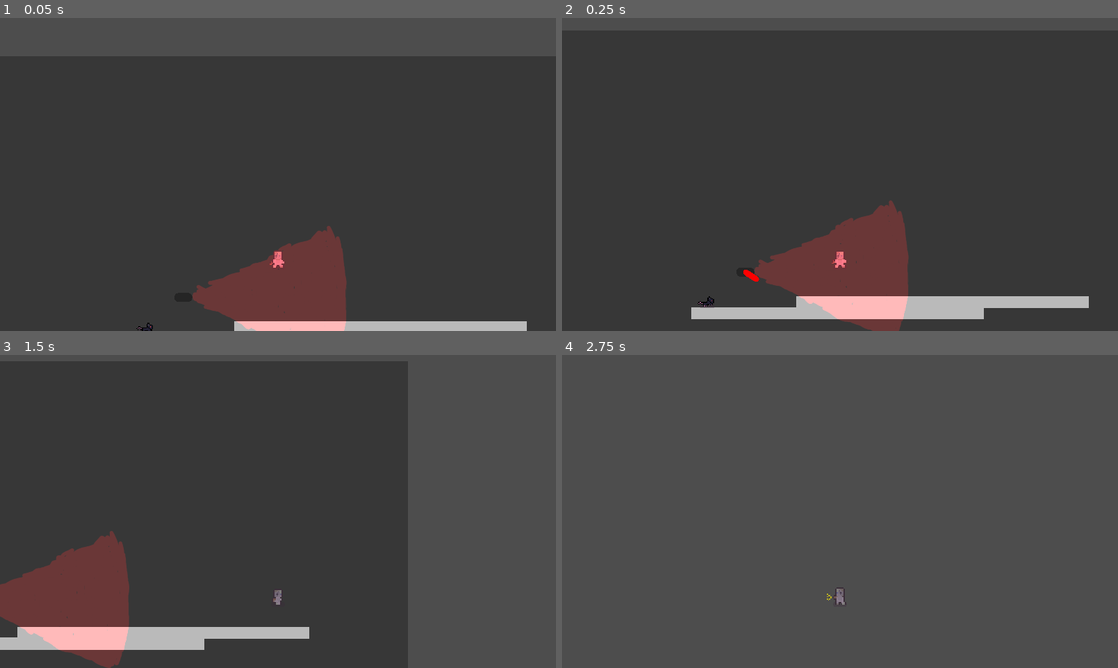
Above: before the commit, frames 1-4 (two rows, left to right).
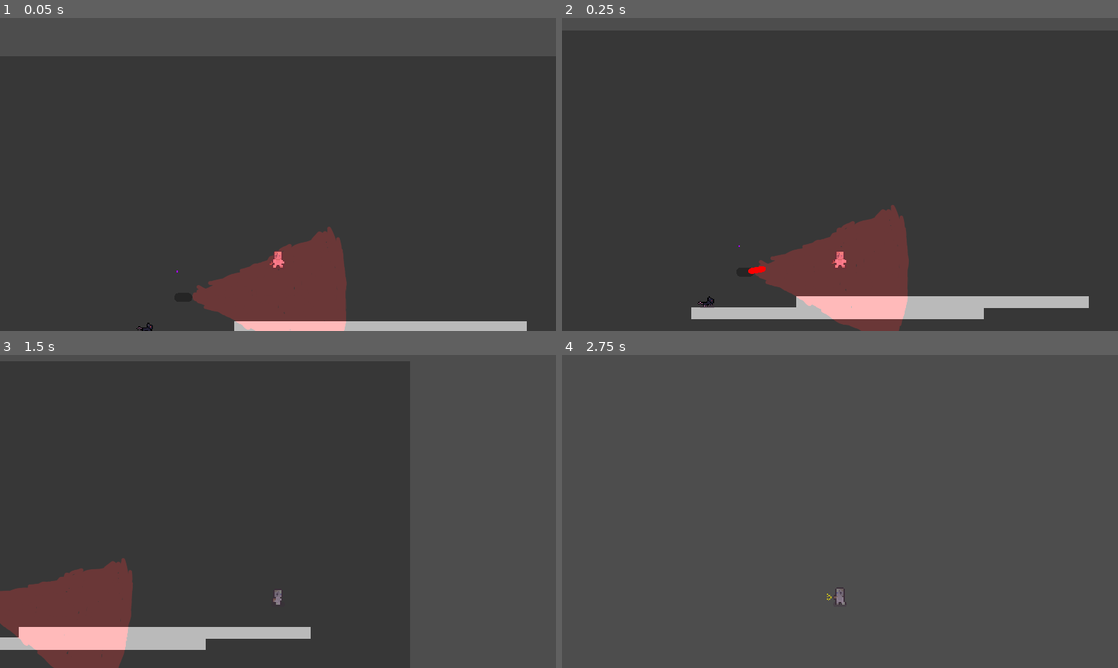
Above: after the commit, the same moments.

Repository: PlantvZombie/Game
Game: Godot game, scene res://test.tscn
The game is run twice, just before and just after one commit, with the same random seed, the same clock (stepped at 60 frames per second) and the same inputs. This scene is started directly instead of the project's main scene.
Inputs (mouse positions are in pixels of both pictures, inside the frame that each line leads up to):
- Up to frame 1 (0.05 s): no input
- Up to frame 2 (0.25 s): no input
- Up to frame 3 (1.5 s): move the mouse to (400, 495) at 0.52 s; hold D (right) from 0.53 s (still down); right-click (400, 495) at 0.6 s; tap W (up) at 0.77 s; tap Space (space) at 0.8, 1.35 s; move the mouse to (166, 527) at 1.27 s
- Up to frame 4 (2.75 s): tap W (up) at 1.52 s; right-click (728, 527) at 1.55 s; move the mouse to (895, 442) at 2.02 s; release D (right) at 2.03 s; hold A (left) from 2.03 s (still down); click (895, 442) at 2.1 s; tap Space (space) at 2.3 s

The runs differ from the first frame. In frame 1, less than 0.1% of the frame differs, in the area x 31-63%, y 66-100%; in frame 2, 0.5%; in frame 3, 2.3%, in the area x 0-56%, y 56-100%; in frame 4, nothing differs.
Error after the commit: Invalid access to property or key 'collider' on a base object of type 'Dictionary'. (res://character.gd:39)

Commit message:
fix camera and grapple doesnt go throug walls and has range

Diff:
--- a/Level1.tscn
+++ b/Level1.tscn
@@ -1,9 +1,10 @@
-[gd_scene load_steps=10 format=3 uid="uid://bulvlsh7l4d82"]
+[gd_scene load_steps=11 format=3 uid="uid://bulvlsh7l4d82"]
 
 [ext_resource type="Script" path="res://Level1.gd" id="1_xgghn"]
 [ext_resource type="Texture2D" uid="uid://c5dp558dkeajc" path="res://Sprites/Mossy-tiles-Sheet.png" id="2_8ycjo"]
 [ext_resource type="PackedScene" uid="uid://cxmdasgl0ayr7" path="res://character.tscn" id="3_ueeef"]
 [ext_resource type="PackedScene" uid="uid://dluf0lkl8gr5l" path="res://rat.tscn" id="4_wm20k"]
+[ext_resource type="PackedScene" uid="uid://bvkhpyt8vf03o" path="res://grapple_target.tscn" id="5_pg3jr"]
 
 [sub_resource type="TileSetAtlasSource" id="TileSetAtlasSource_ggv5s"]
 texture = ExtResource("2_8ycjo")
@@ -467,6 +468,8 @@
 [node name="Rat" parent="." groups=["Enemies"] instance=ExtResource("4_wm20k")]
 position = Vector2(968, 514)
 
+[node name="grappleTarget" parent="Rat" instance=ExtResource("5_pg3jr")]
+
 [node name="Area2D" type="Area2D" parent="."]
 
 [node name="CollisionShape2D" type="CollisionShape2D" parent="Area2D"]
--- a/camera.gd
+++ b/camera.gd
@@ -3,6 +3,8 @@
 var laser = preload("res://laser.tscn")
 var startpos:Vector2
 var endpos:Vector2
+var speed = 2
+var direction = 1
 
 
 func _on_area_2d_body_entered(body):
@@ -10,9 +12,10 @@
 		await get_tree().create_timer(0.2).timeout
 		var Laser = laser.instantiate()
 		call_deferred("add_child", Laser)
-		Laser.global_position = get_node("CollisionShape2D").position
-		Laser.look_at(body.position)
-		var tween = create_tween()
-		tween.tween_property(Laser, "position", Vector2(body.position.x, body.position.y), 2)
-		await get_tree().create_timer(2).timeout
+		Laser.target = body
 		remove_child(Laser)
+
+func _process(delta):
+	$Area2D.rotate(.001*speed*direction)
+	if $Area2D.rotation_degrees >= 20 or $Area2D.rotation_degrees <= -20:
+		direction = -1 * direction
--- a/camera.tscn
+++ b/camera.tscn
@@ -20,7 +20,9 @@
 scale = Vector2(15, 15)
 mesh = SubResource("CapsuleMesh_5gipk")
 
-[node name="PointLight2D" type="PointLight2D" parent="."]
+[node name="Area2D" type="Area2D" parent="."]
+
+[node name="PointLight2D" type="PointLight2D" parent="Area2D"]
 position = Vector2(143, 0)
 rotation = -1.5708
 scale = Vector2(0.5, 0.5)
@@ -29,8 +31,6 @@
 shadow_color = Color(0, 0, 0, 0.611765)
 texture = ExtResource("1_fobc6")
 
-[node name="Area2D" type="Area2D" parent="."]
-
 [node name="CollisionPolygon2D" type="CollisionPolygon2D" parent="Area2D"]
 polygon = PackedVector2Array(14, -1, 263, -126, 263, 120)
 
--- a/character.gd
+++ b/character.gd
@@ -5,8 +5,9 @@
 const JUMP_VELOCITY = -400.0
 
 var hasGrapplingHook:bool = true
+var grappleRange:float = 700
 var currentTarget
-
+var result
 
 var left:bool = false
 var right:bool = false
@@ -31,10 +32,16 @@
 @onready var anim = get_node("CollisionShape2D/Sprite2D")
 
 func _physics_process(delta):
-
-
-	if Input.is_action_just_pressed("rClick") and hasGrapplingHook and currentTarget != null:
+	if currentTarget != null:
+		var space_state = get_world_2d().direct_space_state
+		var query = PhysicsRayQueryParameters2D.create(self.global_position, currentTarget.global_position)
+		result = space_state.intersect_ray(query)
+	if Input.is_action_just_pressed("rClick") and hasGrapplingHook and currentTarget != null and distance(self.global_position, currentTarget.global_position) < grappleRange and str(result.collider).left(str(result.collider).find(":")) != "TileMap":
 		tween = create_tween()
+		currentTarget.rope(self.global_position)
+		tween.tween_property(self, "position", currentTarget.global_position, .1)
+		hideRope.emit(tween)
+
 
 	if health < 1 and !Dead:
 		if right:
@@ -50,9 +57,7 @@
 			Dead = true
 
 
-		currentTarget.rope(self.global_position)
-		tween.tween_property(self, "position", currentTarget.global_position, .1)
-		hideRope.emit(tween)
+
 
 	if anim.get_animation() == "AttackRight" and anim.get_frame() == 2:
 		get_node("Right/CollisionShape2D").set_disabled(false)
@@ -89,7 +94,7 @@
 	if currentTarget != null:
 		currentTarget.turnOn(false)
 	currentTarget = find_closest_or_furthest(self, "targets")
-	if currentTarget != null:
+	if currentTarget != null and distance(self.global_position, currentTarget.global_position) < grappleRange:
 		currentTarget.turnOn(true)
 
 	var direction = Input.get_axis("left", "right")
@@ -148,8 +153,8 @@
 	AttackComplete = true
 
 
-func distance(x0, y0, x1, y1):
-	return sqrt((x0 - x1)**2+(y0-y1)**2)
+func distance(pos0, pos1):
+	return sqrt((pos0.x - pos1.x)**2+(pos0.y-pos1.x)**2)
 
 func find_closest_or_furthest(node: Object, group_name: String, get_closest:= true) -> Object:
 	var target_group = get_tree().get_nodes_in_group(group_name)
--- a/grapple_target.tscn
+++ b/grapple_target.tscn
@@ -45,5 +45,5 @@
 [node name="Sprite2D" type="Sprite2D" parent="."]
 visible = false
 modulate = Color(0.67451, 0.886275, 1, 1)
-scale = Vector2(15, 15)
+scale = Vector2(3, 3)
 texture = SubResource("PlaceholderTexture2D_wm5iy")
--- a/laser.gd
+++ b/laser.gd
@@ -1,6 +1,26 @@
 extends Area2D
 
+var speed = 10
+var target
+var slope
+var negativeX
+var negativeY
 
 func _on_body_entered(body):
 	if body.name == "Character":
 		get_tree().change_scene_to_file("res://test.tscn")
+
+func _ready():
+	target = target.position
+	slope = (self.global_position.y - target.y)/(self.global_position.x - target.x)
+	negativeX = abs(self.global_position.x - target.x)/(self.global_position.x - target.x)
+	negativeY = abs(self.global_position.y - target.y)/(self.global_position.y - target.y)
+	look_at(target)
+
+func _physics_process(delta):
+
+
+	position.x = (-negativeX*sqrt(pow(speed, 2))/(pow(slope, 2)+1)) + position.x
+	position.y = (-negativeY*sqrt(pow(speed, 2)*pow(slope,2))/(pow(slope, 2)+1)) + position.y
+
+	var x = abs(self.global_position.y - target.y)/(self.global_position.y - target.y)
--- a/test.tscn
+++ b/test.tscn
@@ -24,13 +24,11 @@
 position = Vector2(360, 450)
 
 [node name="grappleTarget" parent="Rat" instance=ExtResource("3_t10ss")]
-visible = false
 
 [node name="Floor2" parent="." instance=ExtResource("2_monho")]
 position = Vector2(750, 450)
 
 [node name="grappleTarget2" parent="." instance=ExtResource("3_t10ss")]
-visible = false
 position = Vector2(413, 357)
 
 [node name="Character" parent="." instance=ExtResource("1_et1i1")]
Not shown: 1 places in laser.tscn that only renumber resources
